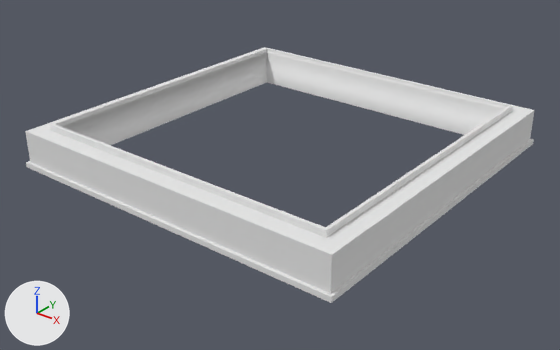
A saved change to the OBJ model Assets/Prefabs/Bath Structure.obj.
The view is the same before and after, from a 50 mm camera at (-8.62, -2.77, 4.07) aimed at (-14.11, 4.08, -0.17). Every picture has the same lights, and +X, +Y and +Z are marked at lower left. Where no turn or scale is listed for an object, it has been applied to the vertices. Vertices at the same position are counted once.

In view in the first picture: 'Bath Structure'.
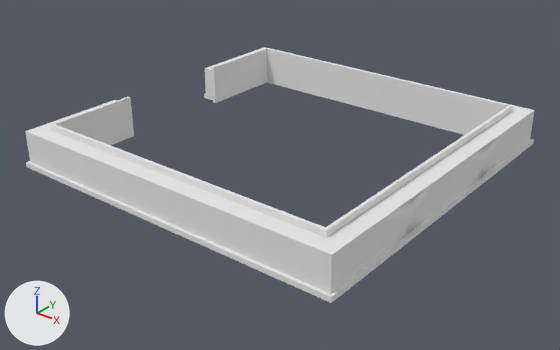
Pixel boxes (x1, y1, x2, y2) of what changed, in the pictures (560 x 350 px):
```json
{"part": 1, "of": "me_bath_structure", "change": "added", "after": [25, 47, 534, 303]}
```

Scene script edits in JSON lines:
```json
{"block": "me_bath_structure", "where": "# used by ob_bath_structure; location = (0.0, 0.0, 0.0)"}
{"op": "remove", "block": "me_bath_structure", "code": "me_bath_structure.from_pydata(...)  # 44 vertices, 72 faces; spans x -16.45..-11.87, y 2.03..6.6, z 0.0..0.55"}
{"op": "add", "block": "me_bath_structure", "code": "me_bath_structure.from_pydata(...)  # 551 vertices, 661 faces; spans x -16.45..-11.87, y 2.03..6.6, z 0.0..0.55"}
{"block": "me_bath_structure", "change": "me_bath_structure part 1: 507 vertices added at x -16.45..-11.87, y 2.03..6.6, z 0.0..0.55"}
```
